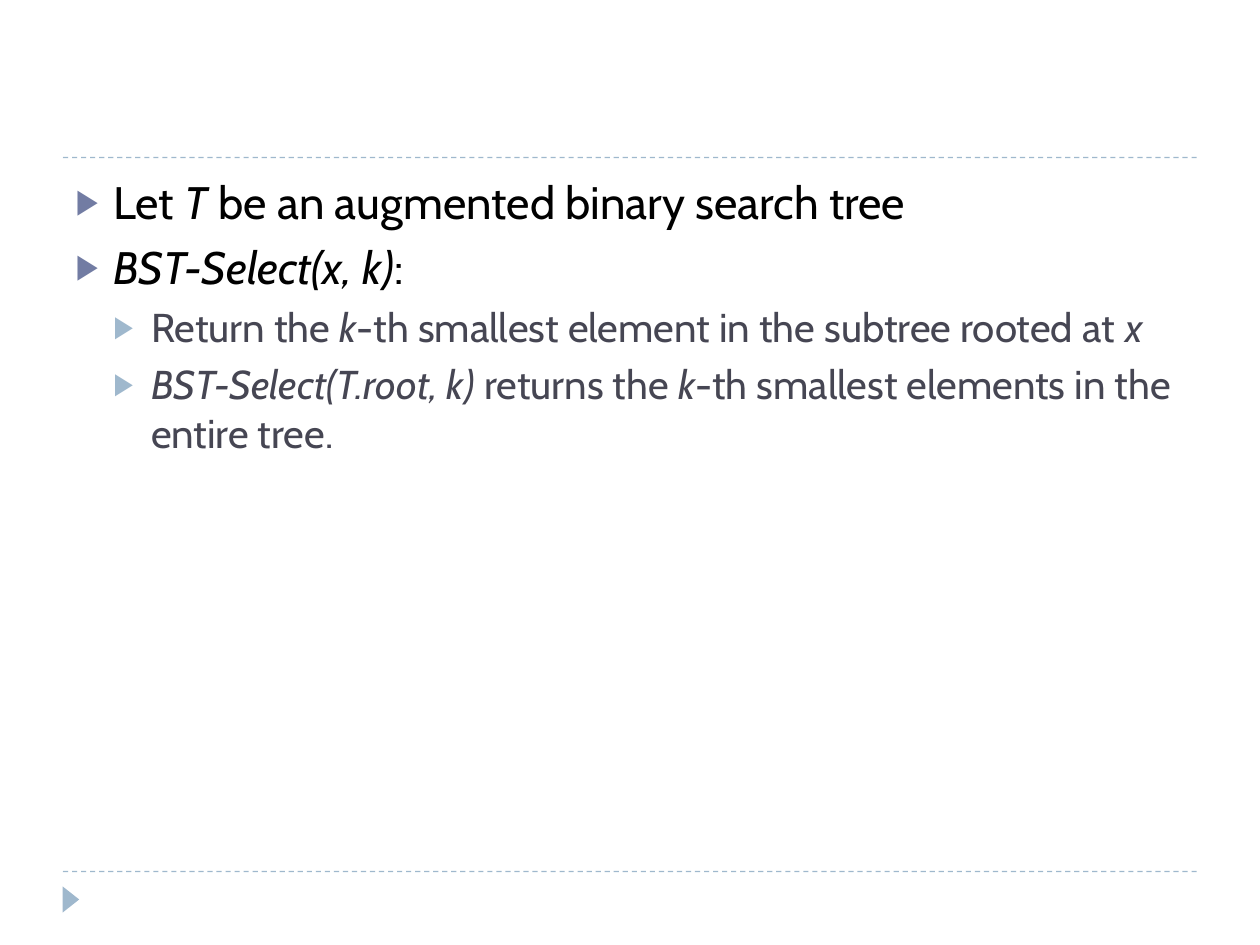
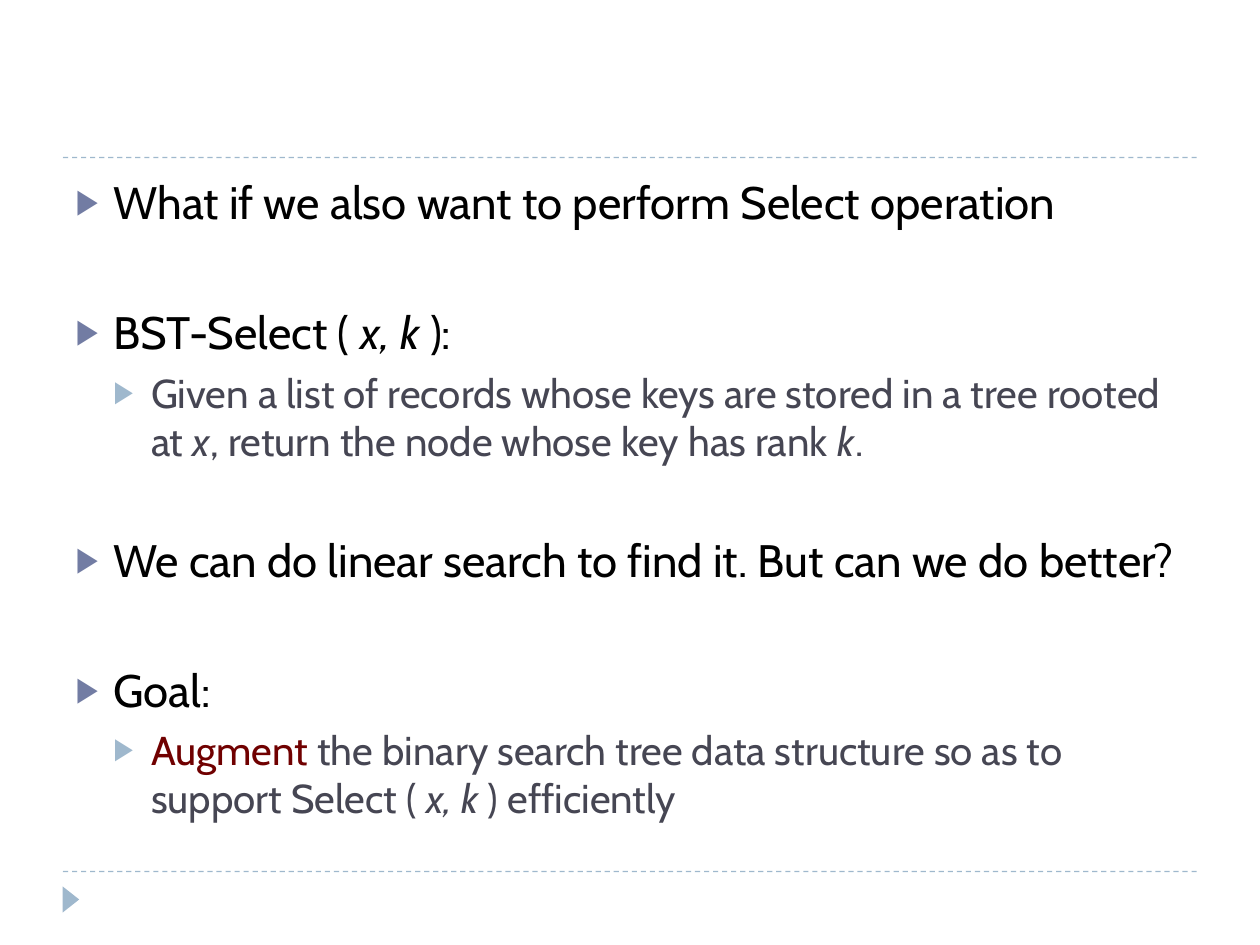
Before and after one commit to eldridgejm/dsc40b-2021-wi-public, a slide deck: slide 36 of published/lectures/08-bst/slides-wang.pptx (slide 40 before the commit). Drawn at 1260x945 pixels with LibreOffice and Linux fonts; fonts in the diff are those of the drawing. Boxes give left, top, right and bottom in pixels: in the first picture for what was removed or moved away, otherwise in the second. Text is boxed around its words. In the diff, an @@ line names an element or a change of style, - is before the commit and + after.

```diff
--- a/published/lectures/08-bst/slides-wang.pptx
+++ b/published/lectures/08-bst/slides-wang.pptx
@@ text at (113, 185, 1174, 823): text changed @@
-▶ Let T be an augmented binary search tree
-▶ BST-Select(x, k):
-  ▶ Return the k-th smallest element in the subtree rooted at x
-  ▶ BST-Select(T.root, k) returns the k-th smallest elements in the entire tree.
+▶ What if we also want to perform Select operation
+▶ BST-Select ( x, k ):
+  ▶ Given a list of records whose keys are stored in a tree rooted at x, return the node whose key has rank k.
+▶ We can do linear search to find it. But can we do better?
+▶ Goal:
+  ▶ Augment the binary search tree data structure so as to support Select ( x, k ) efficiently
```
Also in this commit, not shown: 5 other slides changed, 4 slides added, 4 slides removed, 1 other file.
